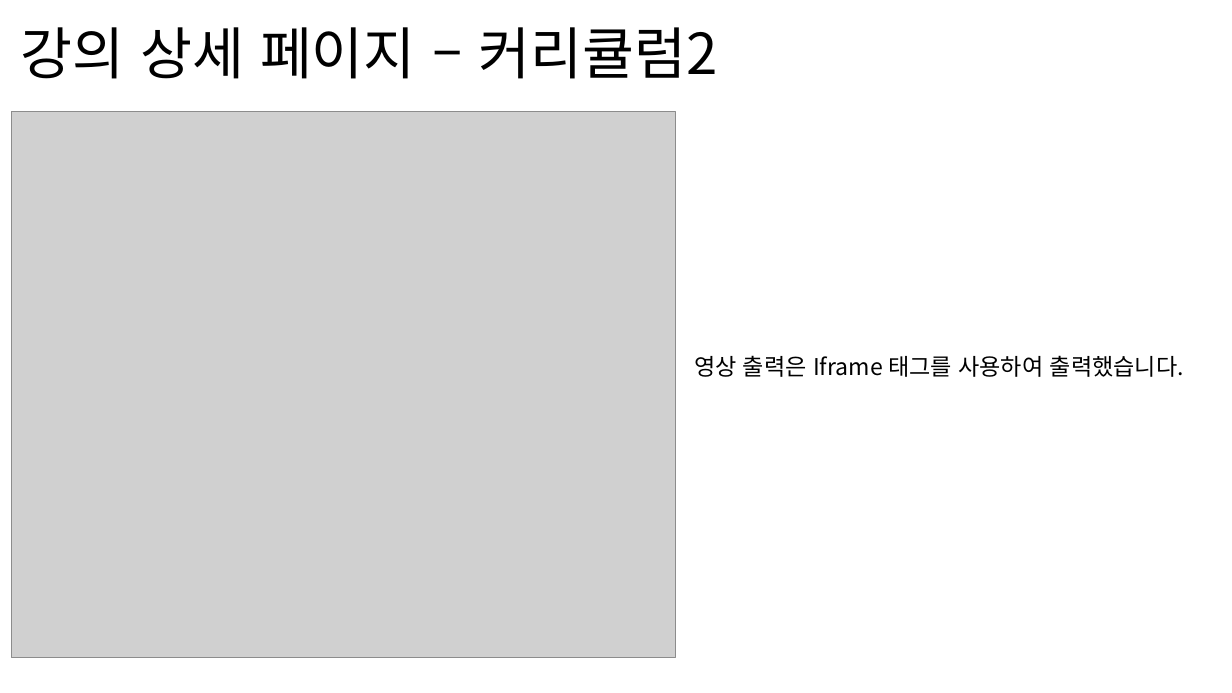
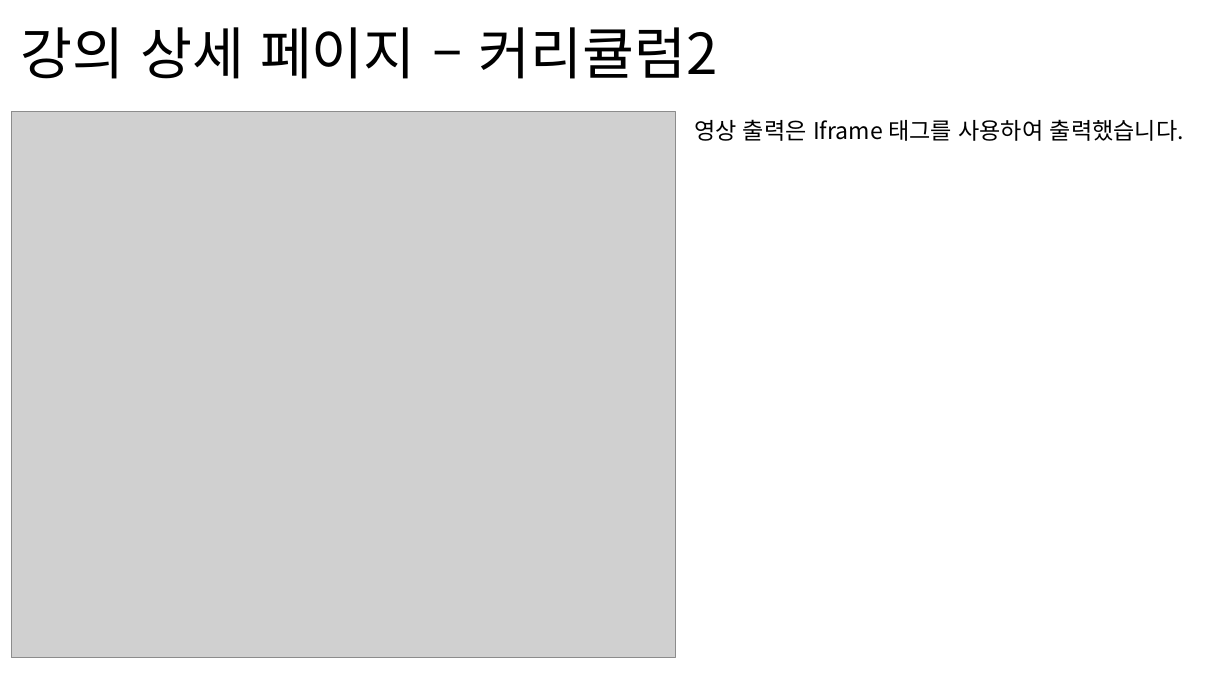
Before and after one commit to NALASAI/SelfIntroduction, a slide deck: slide 15 of 1조 project 포트폴리오(이력서용).pptx. Drawn at 1232x693 pixels with LibreOffice and Linux fonts; fonts in the diff are those of the drawing; grey boxes stand for pictures. Boxes give left, top, right and bottom in pixels: in the first picture for what was removed or moved away, otherwise in the second. Text is boxed around its words. In the diff, an @@ line names an element or a change of style, - is before the commit and + after.

```diff
--- a/1조 project 포트폴리오(이력서용).pptx
+++ b/1조 project 포트폴리오(이력서용).pptx
@@ text "영상 출력은 Iframe 태그를 사용하여 ...": place and size @@
-text "영상 출력은 Iframe 태그를 사용하여 ..." at bbox=[694, 355, 1184, 377]
+text "영상 출력은 Iframe 태그를 사용하여 ..." at bbox=[694, 119, 1184, 141]
```
Also in this commit, not shown: 3 other slides changed, 2 other files.
